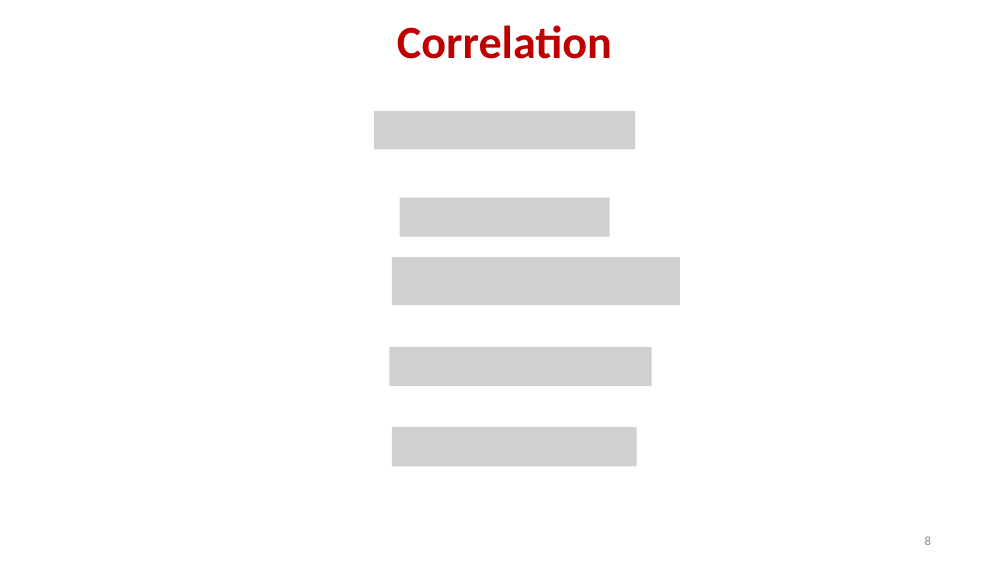
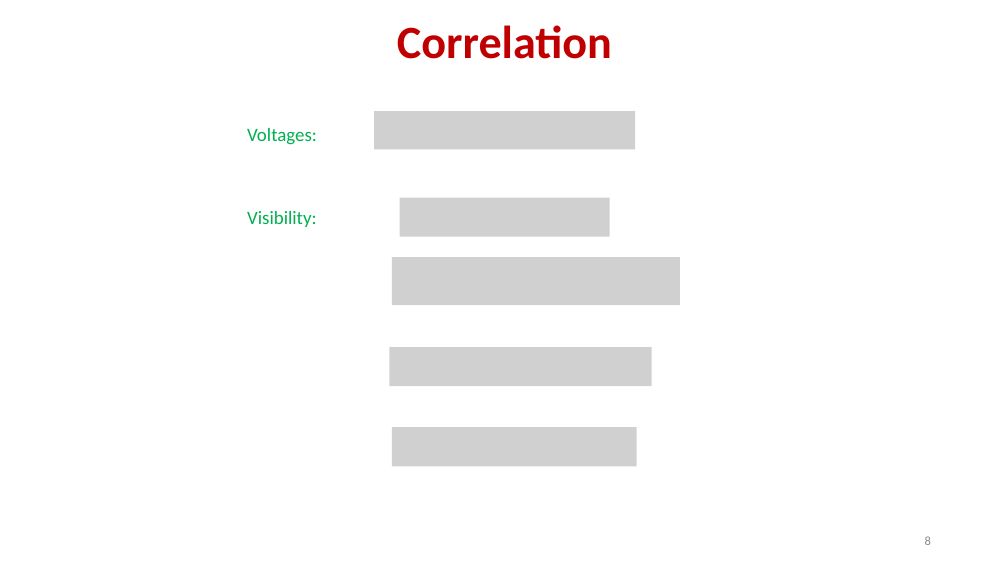
Before and after one commit to ratt-ru/ratt-interferometry-course, a slide deck: slide 8 of lectures/calibration/RIME.pptx. Drawn at 1008x567 pixels with LibreOffice and Linux fonts; fonts in the diff are those of the drawing; grey boxes stand for pictures. Boxes give left, top, right and bottom in pixels: in the first picture for what was removed or moved away, otherwise in the second. Text is boxed around its words. In the diff, an @@ line names an element or a change of style, - is before the commit and + after.

```diff
--- a/lectures/calibration/RIME.pptx
+++ b/lectures/calibration/RIME.pptx
@@ text added at box(247, 128, 317, 145), 18 pt, text #00B050 @@
+Voltages:
@@ text added at box(247, 211, 317, 227), 18 pt, text #00B050 @@
+Visibility:
```
Also in this commit, not shown: 4 other slides changed, 1 other file.
